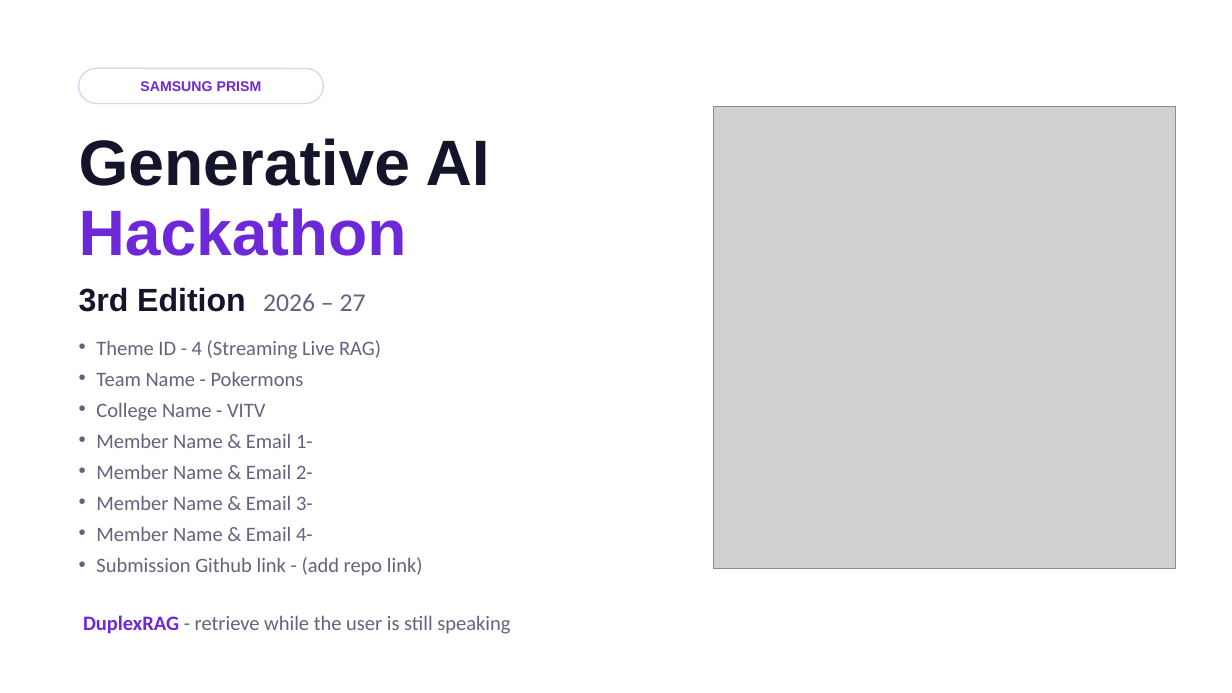
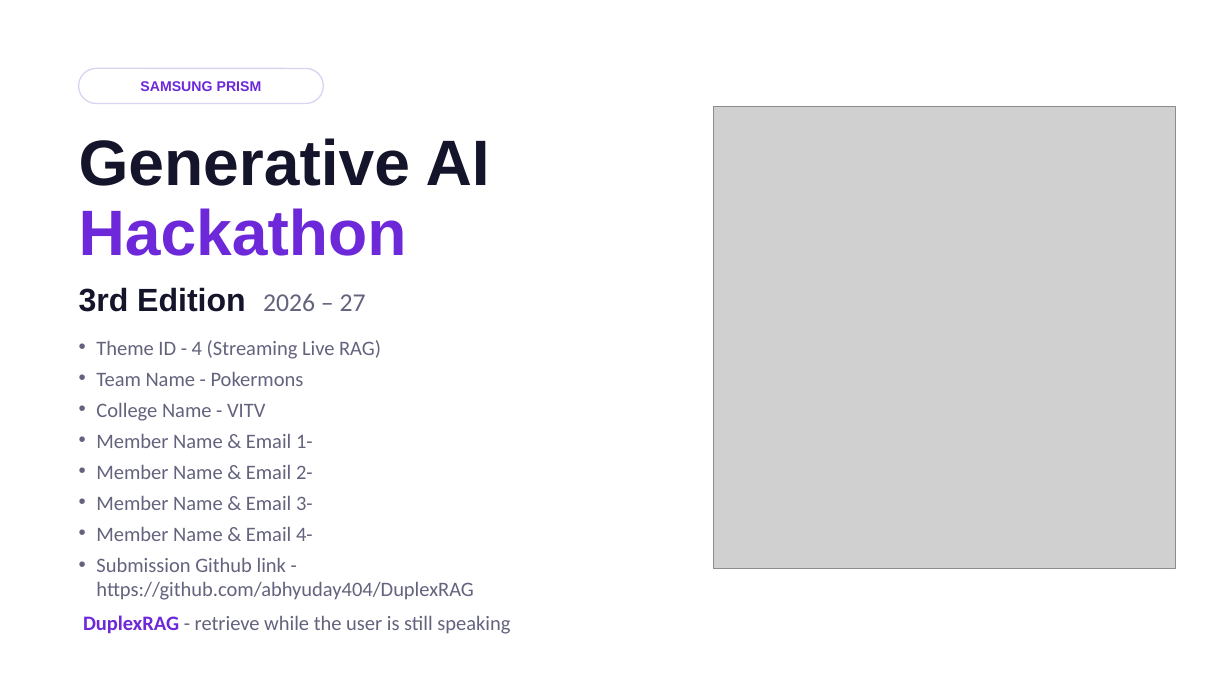
Before and after one commit to abhyuday404/DuplexRAG, a slide deck: slide 1 of submission/VITV_Pokermons_Submission.pptx. Drawn at 1232x693 pixels with LibreOffice and Linux fonts; fonts in the diff are those of the drawing; grey boxes stand for pictures. Boxes give left, top, right and bottom in pixels: in the first picture for what was removed or moved away, otherwise in the second. Text is boxed around its words. In the diff, an @@ line names an element or a change of style, - is before the commit and + after.

```diff
--- a/submission/VITV_Pokermons_Submission.pptx
+++ b/submission/VITV_Pokermons_Submission.pptx
@@ text at (x1=96, y1=558, x2=473, y2=600): text changed @@
-• Submission Github link - (add repo link)
+• Submission Github link - https://github.com/abhyuday404/DuplexRAG
```
Also in this commit, not shown: 6 other slides changed, 34 other files.
